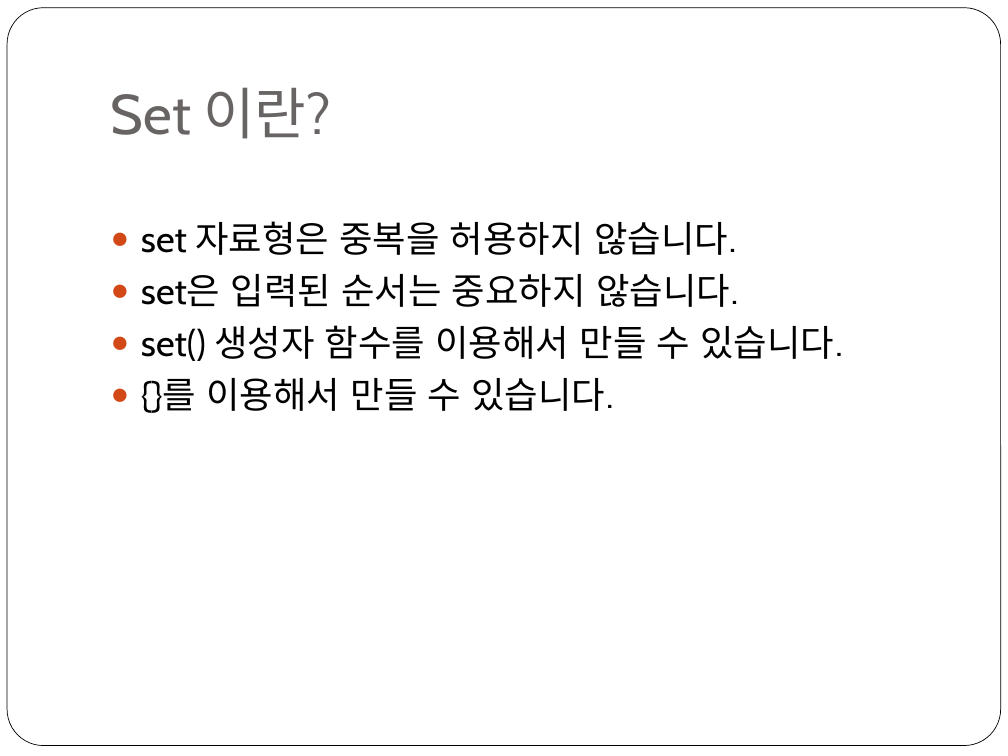
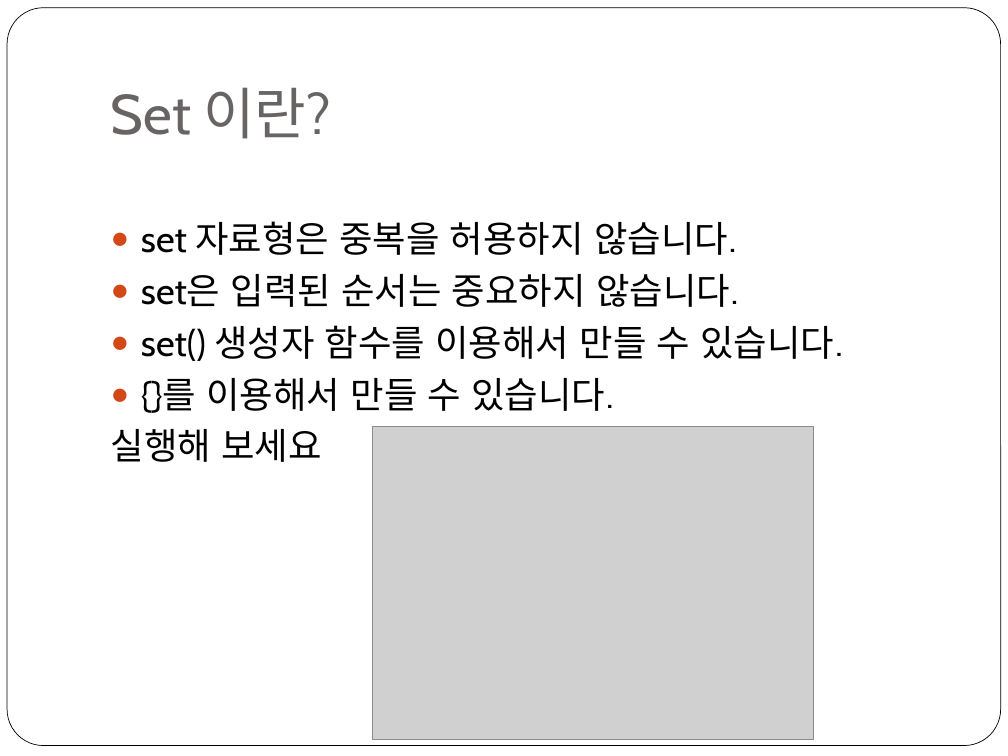
Before and after one commit to freshmea/weizman_python_class, a slide deck: slide 9 of textbook/파이썬2-3교시.pptx (slide 7 before the commit). Drawn at 1008x756 pixels with LibreOffice and Linux fonts; fonts in the diff are those of the drawing; grey boxes stand for pictures. Boxes give left, top, right and bottom in pixels: in the first picture for what was removed or moved away, otherwise in the second. Text is boxed around its words. In the diff, an @@ line names an element or a change of style, - is before the commit and + after.

```diff
--- a/textbook/파이썬2-3교시.pptx
+++ b/textbook/파이썬2-3교시.pptx
@@ text at box(111, 429, 321, 462): paragraph added @@
+실행해 보세요
@@ picture added at box(373, 426, 813, 739) @@
```
Also in this commit, not shown: 2 other slides changed, 3 slides added, 1 slide removed, 1 other file.
